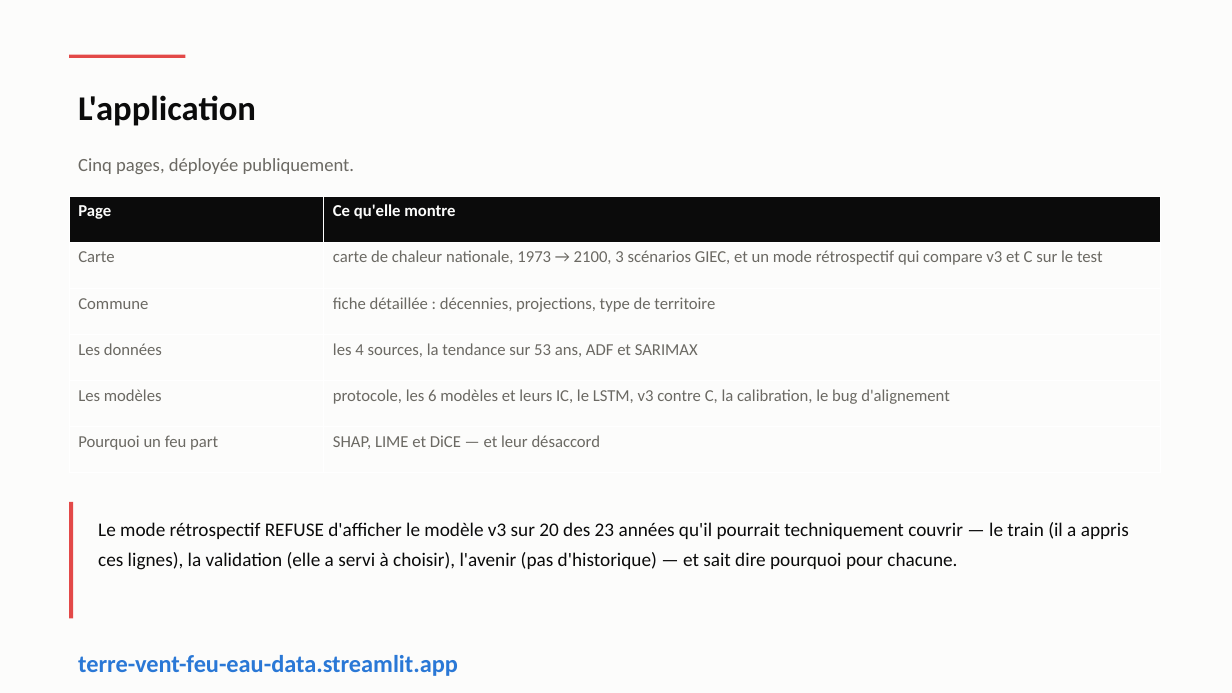
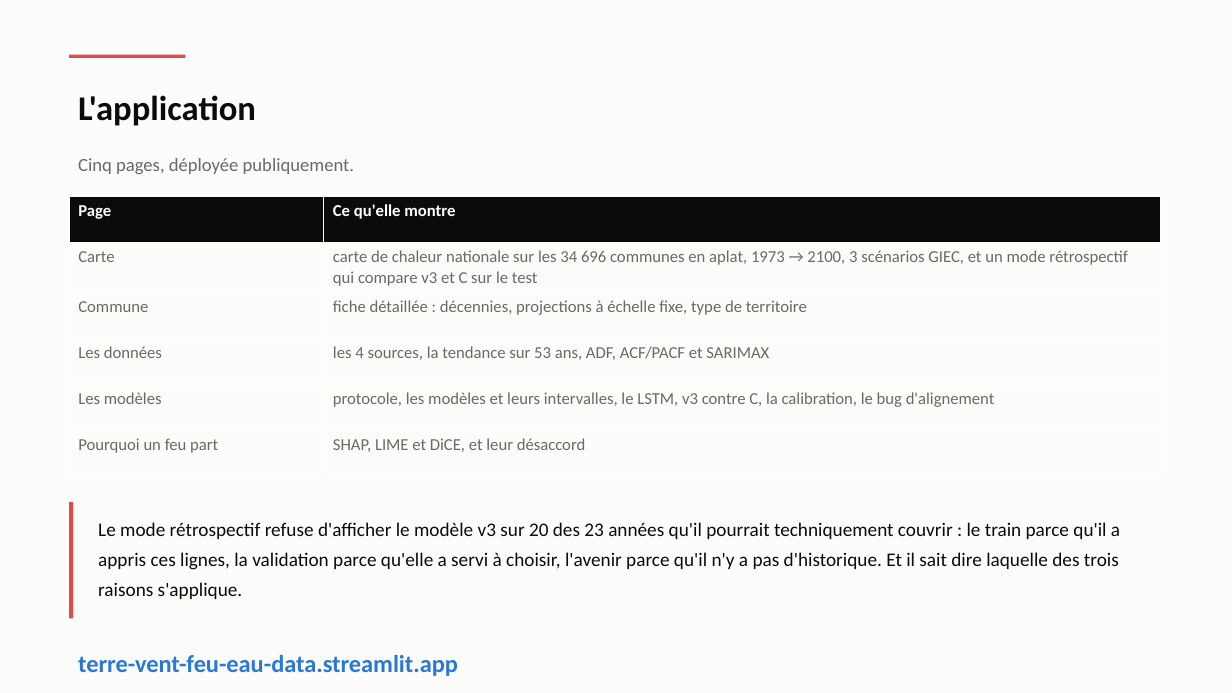
Before and after one commit to Hierogifle/terre-vent-feu-eau-data, a slide deck: slide 36 of presentation/soutenance.pptx (slide 30 before the commit). Drawn at 1232x693 pixels with LibreOffice and Linux fonts; fonts in the diff are those of the drawing. Boxes give left, top, right and bottom in pixels: in the first picture for what was removed or moved away, otherwise in the second. Text is boxed around its words. In the diff, an @@ line names an element or a change of style, - is before the commit and + after.

```diff
--- a/presentation/soutenance.pptx
+++ b/presentation/soutenance.pptx
@@ table at (x1=69, y1=197, x2=1162, y2=473) @@
-row 2, column 2: carte de chaleur nationale, 1973 → 2100, 3 scénarios GIEC, et un mode rétrospectif qui compare v3 et C sur le test
+row 2, column 2: carte de chaleur nationale sur les 34 696 communes en aplat, 1973 → 2100, 3 scénarios GIEC, et un mode rétrospectif qui compare v3 et C sur le test
-row 3, column 2: fiche détaillée : décennies, projections, type de territoire
+row 3, column 2: fiche détaillée : décennies, projections à échelle fixe, type de territoire
-row 4, column 2: les 4 sources, la tendance sur 53 ans, ADF et SARIMAX
+row 4, column 2: les 4 sources, la tendance sur 53 ans, ADF, ACF/PACF et SARIMAX
-row 5, column 2: protocole, les 6 modèles et leurs IC, le LSTM, v3 contre C, la calibration, le bug d'alignement
+row 5, column 2: protocole, les modèles et leurs intervalles, le LSTM, v3 contre C, la calibration, le bug d'alignement
-row 6, column 2: SHAP, LIME et DiCE — et leur désaccord
+row 6, column 2: SHAP, LIME et DiCE, et leur désaccord
@@ text at (x1=98, y1=522, x2=1120, y2=599): text changed @@
-Le mode rétrospectif REFUSE d'afficher le modèle v3 sur 20 des 23 années qu'il pourrait techniquement couvrir — le train (il a appris ces lignes), la validation (elle a servi à choisir), l'avenir (pas d'historique) — et sait dire pourquoi pour chacune.
+Le mode rétrospectif refuse d'afficher le modèle v3 sur 20 des 23 années qu'il pourrait techniquement couvrir : le train parce qu'il a appris ces lignes, la validation parce qu'elle a servi à choisir, l'avenir parce qu'il n'y a pas d'historique. Et il sait dire laquelle des trois raisons s'applique.
```
Also in this commit, not shown: 25 other slides changed, 11 slides added, 5 slides removed, 4 other files.
